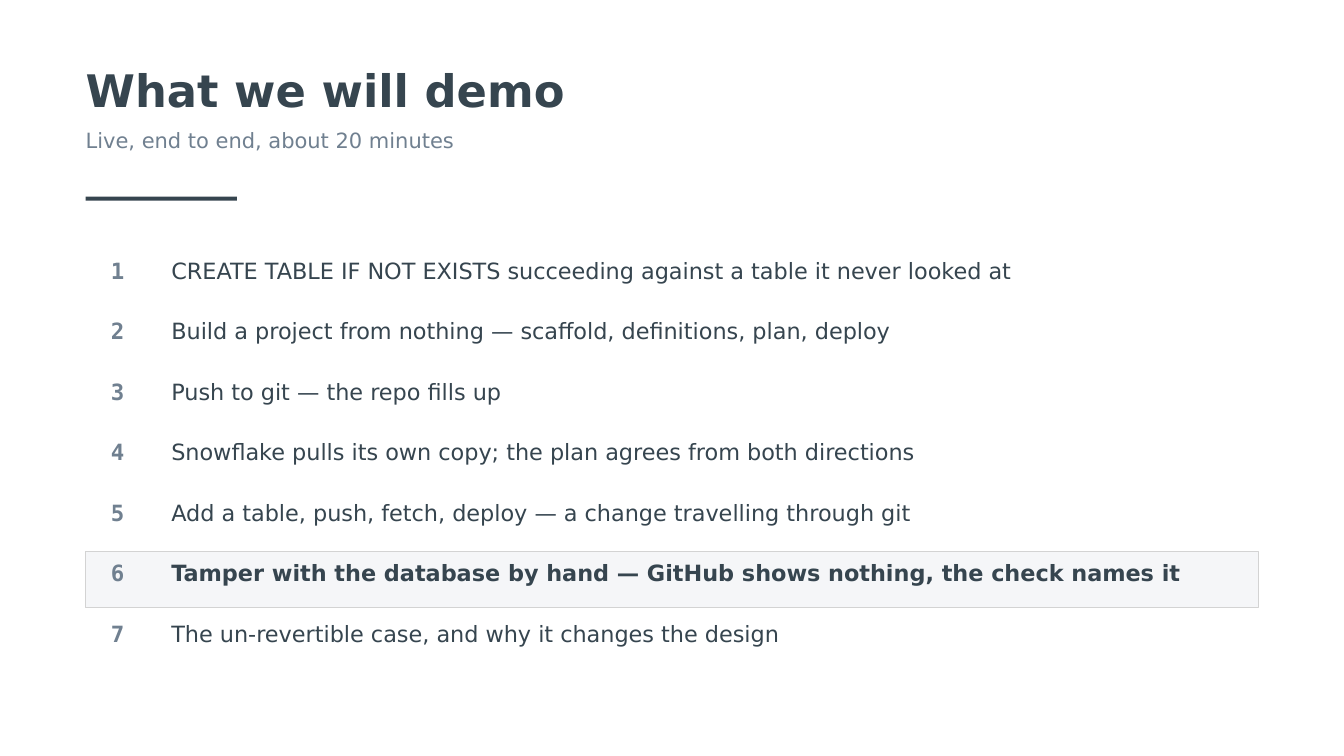
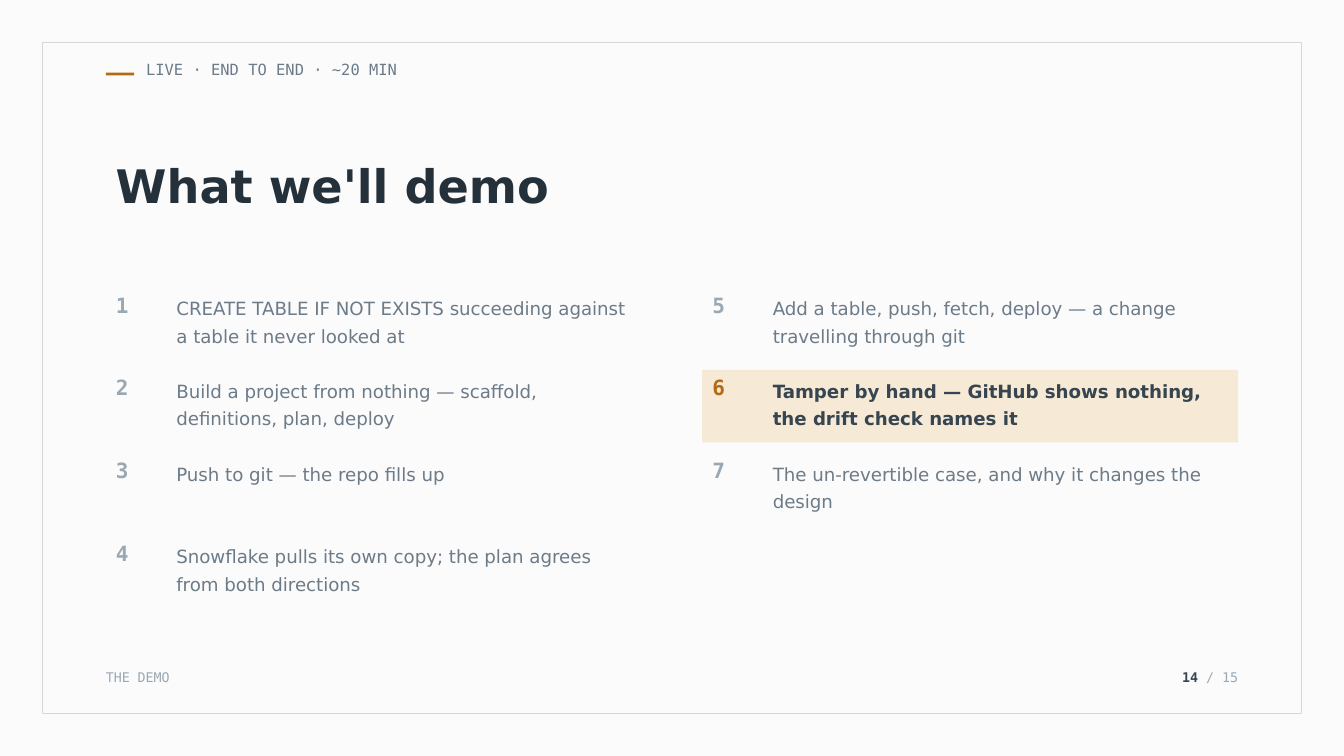
Before and after one commit to Codefordataengg/DMC_PBI, a slide deck: slide 14 of docs/DCM_Presentation.pptx (slide 17 before the commit). Drawn at 1344x756 pixels with LibreOffice and Linux fonts; fonts in the diff are those of the drawing. Boxes give left, top, right and bottom in pixels: in the first picture for what was removed or moved away, otherwise in the second. Text is boxed around its words. In the diff, an @@ line names an element or a change of style, - is before the commit and + after.

```diff
--- a/docs/DCM_Presentation.pptx
+++ b/docs/DCM_Presentation.pptx
@@ background #FFFFFF to #FBFBFC @@
@@ rectangle added at (x1=42, y1=42, x2=1302, y2=714), outline #D3D8DD 1 pt @@
@@ rectangle added at (x1=106, y1=73, x2=134, y2=76), fill #B26B12 @@
@@ text at (x1=146, y1=63, x2=397, y2=75): text changed; size 15 to 11 pt; font DejaVu Sans to DejaVu Sans Mono; text colour #708090 to #6C7B88 @@
-What we will demo
-Live, end to end, about 20 minutes
+LIVE · END TO END · ~20 MIN
@@ text added at (x1=116, y1=168, x2=549, y2=204), 33 pt, text #25313A, bold @@
+What we'll demo
@@ rectangle removed at (x1=86, y1=197, x2=237, y2=201) @@
@@ text "1" moved from (x1=111, y1=262, x2=124, y2=279) to (x1=116, y1=298, x2=129, y2=313) @@
@@ text "CREATE TABLE IF NOT EXISTS ..." moved from (x1=171, y1=262, x2=1011, y2=284) to (x1=176, y1=301, x2=625, y2=343) @@
@@ text "5" moved from (x1=111, y1=504, x2=124, y2=522) to (x1=712, y1=298, x2=725, y2=313) @@
@@ text "Add a table, push, fetch, ..." moved from (x1=171, y1=504, x2=910, y2=526) to (x1=773, y1=301, x2=1176, y2=347) @@
@@ text "2" moved from (x1=111, y1=322, x2=124, y2=339) to (x1=116, y1=379, x2=129, y2=395) @@
@@ text "Build a project from nothing ..." moved from (x1=171, y1=322, x2=890, y2=344) to (x1=176, y1=384, x2=537, y2=429) @@
@@ rectangle added at (x1=703, y1=370, x2=1239, y2=443), fill #F6E9D6 @@
@@ text "6" moved from (x1=111, y1=564, x2=124, y2=581) to (x1=712, y1=379, x2=725, y2=396) @@
@@ text "6" at (x1=712, y1=379, x2=725, y2=396): size 16 to 15 pt, text colour #708090 to #B26B12; more space between paragraphs @@
@@ text at (x1=773, y1=384, x2=1201, y2=426): text changed; size 16 to 13 pt @@
-Tamper with the database by hand — GitHub shows nothing, the check names it
+Tamper by hand — GitHub shows nothing, the drift check names it
@@ text "3" moved from (x1=111, y1=383, x2=124, y2=401) to (x1=116, y1=462, x2=129, y2=478) @@
@@ text "Push to git — the ..." moved from (x1=171, y1=383, x2=501, y2=405) to (x1=176, y1=467, x2=445, y2=485) @@
@@ size 16 to 15 pt, text colour #708090 to #9AA8B3; more space between paragraphs in 6 elements at (x1=116, y1=298, x2=129, y2=313), (x1=116, y1=379, x2=129, y2=395), (x1=116, y1=462, x2=129, y2=478), (x1=116, y1=546, x2=129, y2=561), (x1=712, y1=298, x2=725, y2=313), (x1=712, y1=463, x2=725, y2=478) @@
@@ text "7" moved from (x1=111, y1=625, x2=124, y2=642) to (x1=712, y1=463, x2=725, y2=478) @@
@@ size 16 to 13 pt, text colour #36454F to #6C7B88; line spacing 1 to 1.25; more space between paragraphs in 6 elements at (x1=176, y1=301, x2=625, y2=343), (x1=176, y1=384, x2=537, y2=429), (x1=176, y1=467, x2=445, y2=485), (x1=176, y1=549, x2=591, y2=591), (x1=773, y1=301, x2=1176, y2=347), (x1=773, y1=467, x2=1201, y2=512) @@
@@ text "The un-revertible case, and why ..." moved from (x1=171, y1=625, x2=779, y2=647) to (x1=773, y1=467, x2=1201, y2=512) @@
@@ rectangle removed at (x1=86, y1=552, x2=1258, y2=608) @@
@@ text "4" moved from (x1=111, y1=443, x2=124, y2=460) to (x1=116, y1=546, x2=129, y2=561) @@
@@ text "Snowflake pulls its own copy; ..." moved from (x1=171, y1=443, x2=914, y2=465) to (x1=176, y1=549, x2=591, y2=591) @@
@@ text added at (x1=106, y1=672, x2=170, y2=682), 9.5 pt, text #9AA8B3 @@
+THE DEMO
@@ text added at (x1=1182, y1=672, x2=1238, y2=682), 9.5 pt, text #9AA8B3 @@
+14 / 15
```
Also in this commit, not shown: 8 other slides changed, 6 slides added, 9 slides removed, 4 other files.
